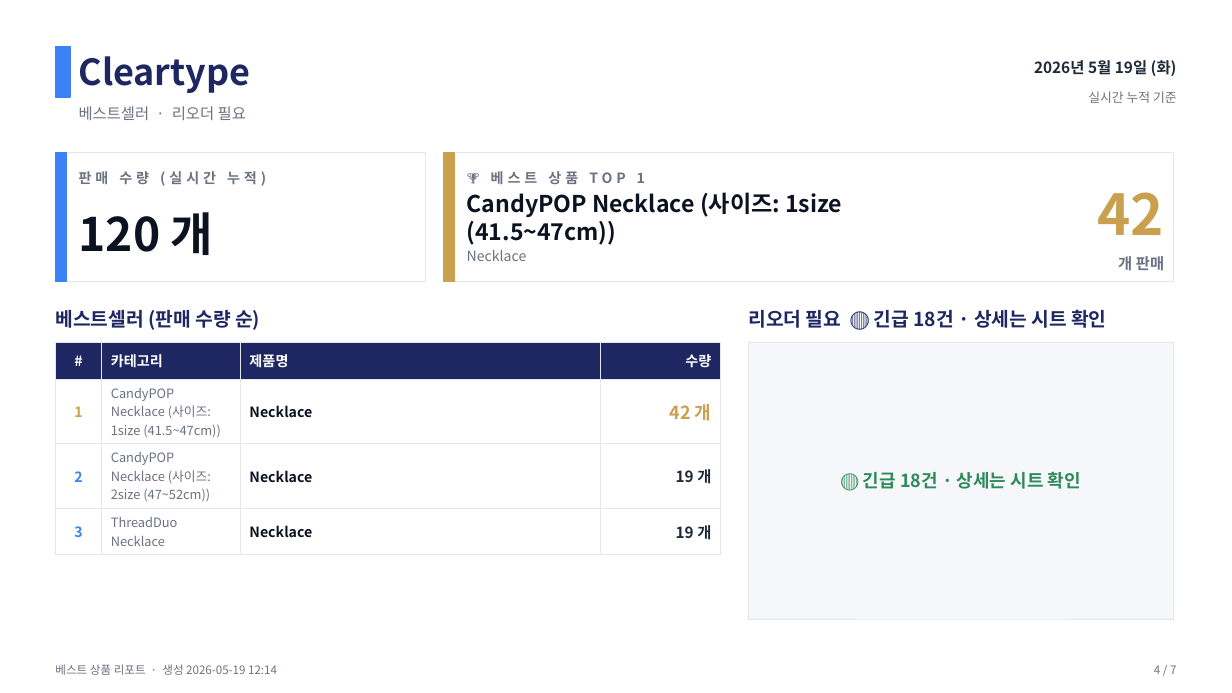
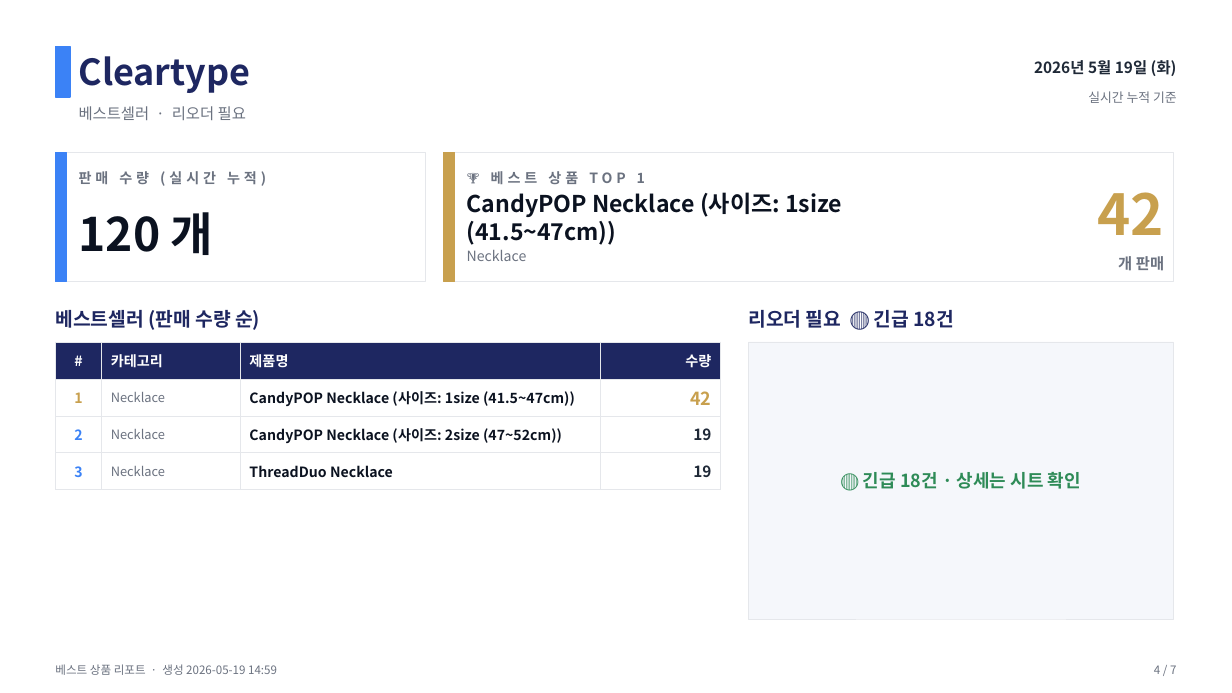
Before and after one commit to j65209/Brightbeed, a slide deck: slide 4 of data/sales-report.pptx. Drawn at 1232x693 pixels with LibreOffice and Linux fonts; fonts in the diff are those of the drawing. Boxes give left, top, right and bottom in pixels: in the first picture for what was removed or moved away, otherwise in the second. Text is boxed around its words. In the diff, an @@ line names an element or a change of style, - is before the commit and + after.

```diff
--- a/data/sales-report.pptx
+++ b/data/sales-report.pptx
@@ text at box(748, 310, 953, 328): text changed @@
-리오더 필요 🔴 긴급 18건 · 상세는 시트 확인
+리오더 필요 🔴 긴급 18건
@@ table at box(55, 342, 721, 481) @@
-row 2: 1 | CandyPOP Necklace (사이즈: 1size (41.5~47cm)) | Necklace | 42 개
+row 2: 1 | Necklace | CandyPOP Necklace (사이즈: 1size (41.5~47cm)) | 42
-row 3: 2 | CandyPOP Necklace (사이즈: 2size (47~52cm)) | Necklace | 19 개
+row 3: 2 | Necklace | CandyPOP Necklace (사이즈: 2size (47~52cm)) | 19
-row 4: 3 | ThreadDuo Necklace | Necklace | 19 개
+row 4: 3 | Necklace | ThreadDuo Necklace | 19
@@ text at box(55, 664, 277, 675): text changed @@
-베스트 상품 리포트 · 생성 2026-05-19 12:14
+베스트 상품 리포트 · 생성 2026-05-19 14:59
```
Also in this commit, not shown: 6 other slides changed.
